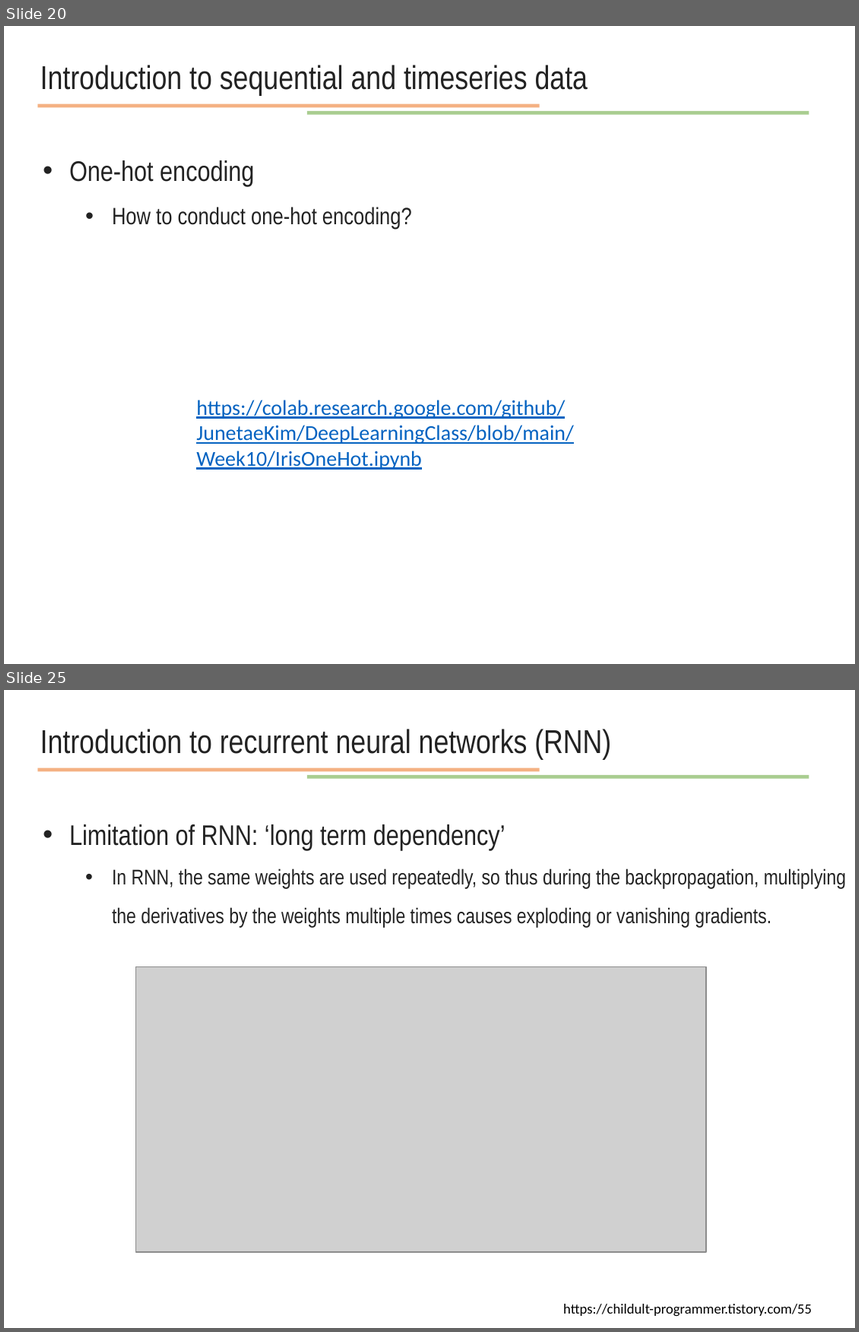
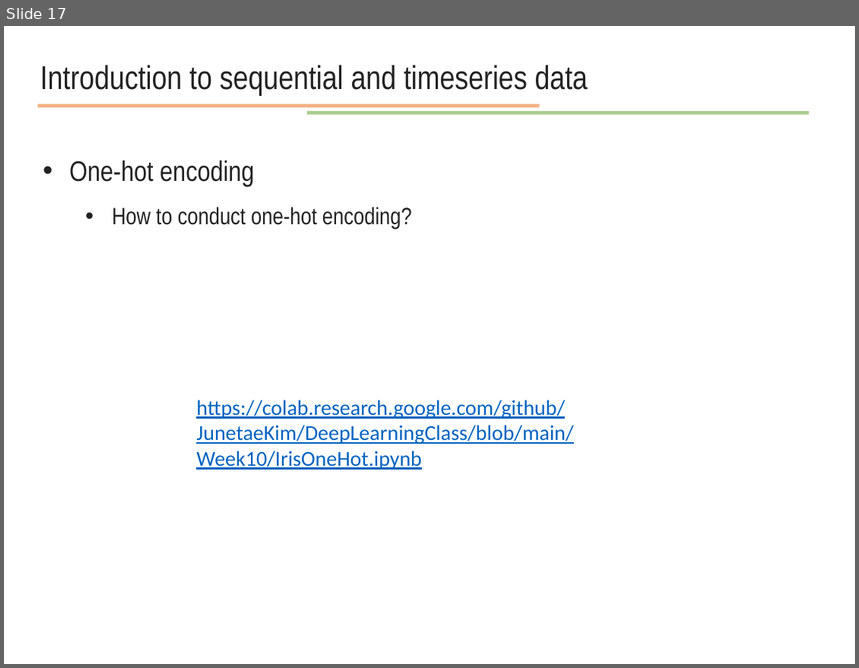
Before and after one commit to JunetaeKim/DeepLearningClass, a slide deck: Week14/week14 natural language processing.pptx. Shown one above the other, each under a label of ours: slides 20 and 25 before the commit, slide 17 after it; the slides between them are not shown. The pictures are 859x1332 and 859x668 pixels, drawn with LibreOffice and Linux fonts; fonts in the diff are those of the drawing; grey boxes stand for pictures. Boxes give left, top, right and bottom in pixels: in the first picture for what was removed or moved away, otherwise in the second. Text is boxed around its words. In the diff, an @@ line names an element or a change of style, - is before the commit and + after.

```diff
--- a/Week14/week14 natural language processing.pptx
+++ b/Week14/week14 natural language processing.pptx
@@ slide 25 removed at bbox=[4, 690, 855, 1328], background #FFFFFF @@
@@ text removed at bbox=[40, 729, 611, 760] @@
-Introduction to recurrent neural networks (RNN)
@@ line removed from (38, 770) to (539, 770) @@
@@ line removed from (307, 777) to (810, 777) @@
@@ text removed at bbox=[69, 825, 846, 928] @@
-• Limitation of RNN: ‘long term dependency’
-  • In RNN, the same weights are used repeatedly, so thus during the backpropagation, multiplying the derivatives by the weights multiple times causes exploding or vanishing gradients.
@@ picture removed at bbox=[136, 967, 706, 1252] @@
@@ text removed at bbox=[563, 1304, 812, 1316] @@
-https://childult-programmer.tistory.com/55
@@ what was slide 20 is now slide 17 @@
```
Also in this commit, not shown: 3 slides changed, 3 slides added, 38 other slides removed, 1 other file.
